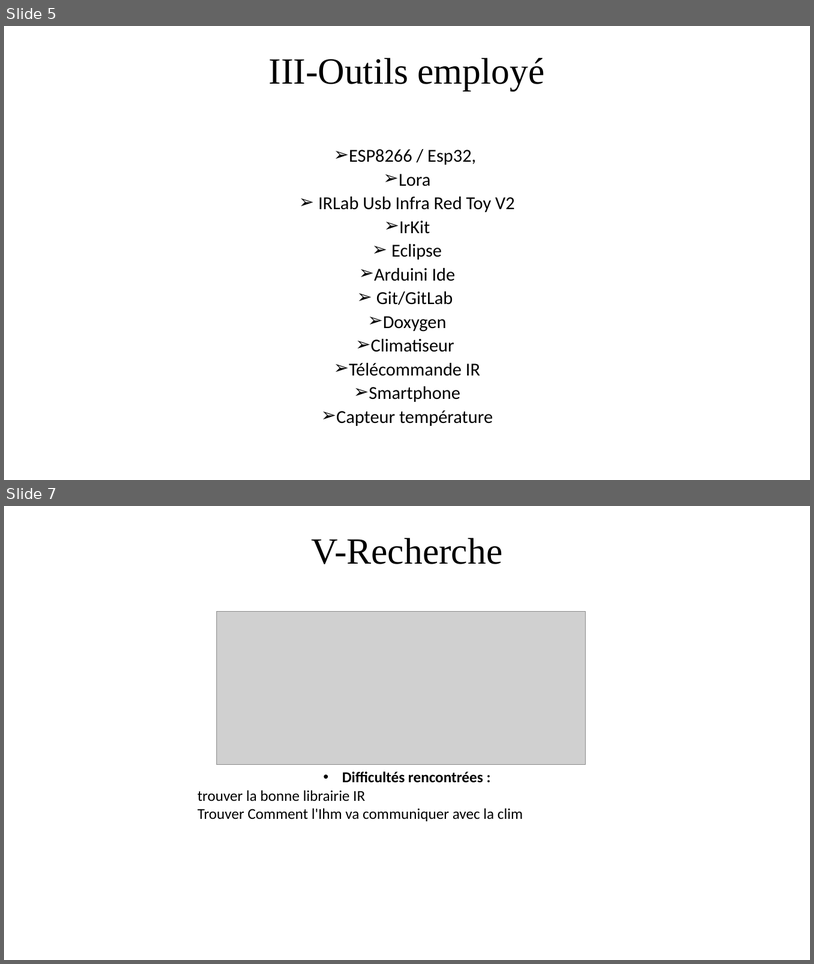
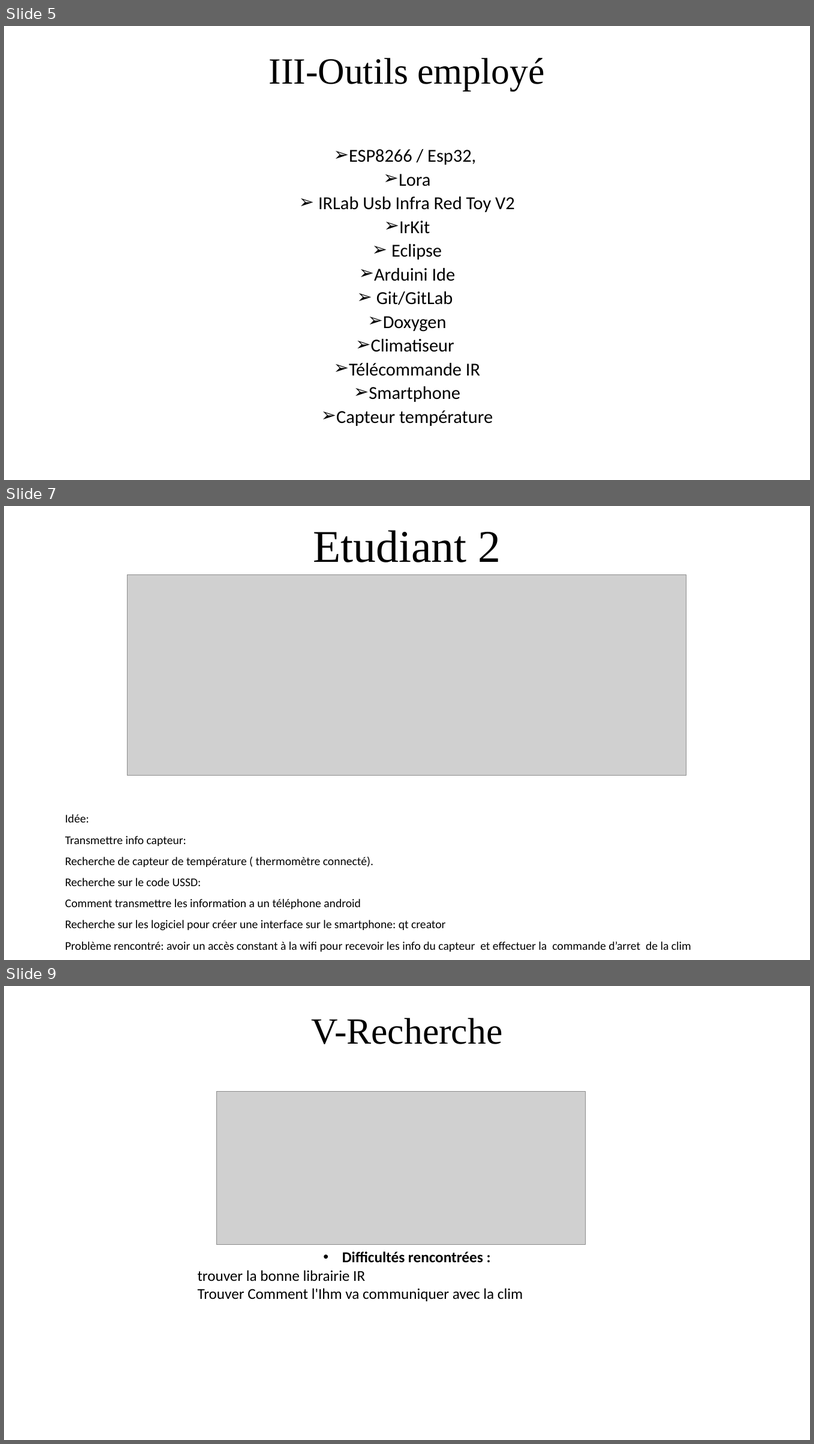
Before and after one commit to BtsSnirGpe/2020csg1, a slide deck: e1/doc/2020_csg1-cdc-E1-rev-1.pptx. Shown one above the other, each under a label of ours: slides 5 and 7 before the commit, slides 5, 7 and 9 after it; the slides between them are not shown. The pictures are 814x964 and 814x1444 pixels, drawn with LibreOffice and Linux fonts; fonts in the diff are those of the drawing; grey boxes stand for pictures. Boxes give left, top, right and bottom in pixels: in the first picture for what was removed or moved away, otherwise in the second. Text is boxed around its words. In the diff, an @@ line names an element or a change of style, - is before the commit and + after.

```diff
--- a/e1/doc/2020_csg1-cdc-E1-rev-1.pptx
+++ b/e1/doc/2020_csg1-cdc-E1-rev-1.pptx
@@ slide 7 added at (4,506,810,960), background #FFFFFF @@
@@ title added at (314,530,501,562), 54 pt, text #000000 @@
+Etudiant 2
@@ picture added at (128,575,687,775) @@
@@ text added at (65,814,692,951), 14 pt, text #000000 @@
+Idée:
+Transmettre info capteur:
+Recherche de capteur de température ( thermomètre connecté).
+Recherche sur le code USSD:
+Comment transmettre les information a un téléphone android
+Recherche sur les logiciel pour créer une interface sur le smartphone: qt creator
+Problème rencontré: avoir un accès constant à la wifi pour recevoir les info du capteur et effectuer la commande d’arret de la clim
@@ what was slide 7 is now slide 9 @@
```
Also in this commit, not shown: 2 slides changed, 1 other slide added.
